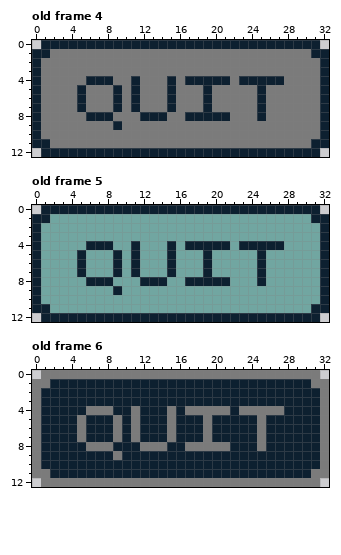
Two versions of one pixel-art file, assets/images/spritesheets/buttons.aseprite. The first picture shows the starting point.
33x13 pixels, 6 frames. Shown: old frame 4, old frame 5, old frame 6. The commit also changed other frames, which this record leaves out.
Once edited:
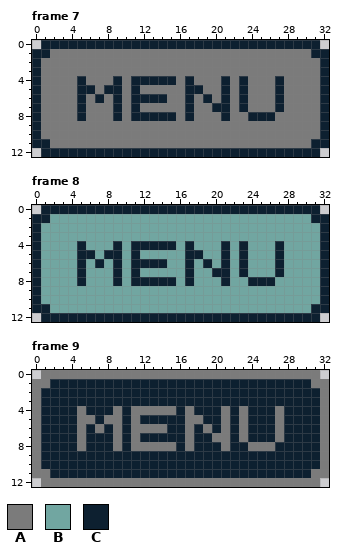
Palette (. is transparent): A #7b7b7b  B #71a6a1  C #0d2030
A new or re-ordered frame is compared with the old frame closest to it.
Edits made:
frames 6 -> 9
--- frame 7 is new; against old frame 4
@@ x 0..32 @@
  3 CAAAAAAAAAAAAAAAAAAAAAAAAAAAAAAAC
- 4 CAAAAACCCAACAAACACCCCCACCCCCAAAAC
- 5 CAAAACAAACACAAACAAACAAAAACAAAAAAC
- 6 CAAAACAAACACAAACAAACAAAAACAAAAAAC
- 7 CAAAACAAACACAAACAAACAAAAACAAAAAAC
- 8 CAAAAACCCAAACCCAACCCCCAAACAAAAAAC
- 9 CAAAAAAAACAAAAAAAAAAAAAAAAAAAAAAC
+ 4 CAAAACAAACACCCCCACAAACACAAACAAAAC
+ 5 CAAAACCACCACAAAAACCAACACAAACAAAAC
+ 6 CAAAACACACACCCCAACACACACAAACAAAAC
+ 7 CAAAACAAACACAAAAACAACCACAAACAAAAC
+ 8 CAAAACAAACACCCCCACAAACAACCCAAAAAC
+ 9 CAAAAAAAAAAAAAAAAAAAAAAAAAAAAAAAC
 10 CAAAAAAAAAAAAAAAAAAAAAAAAAAAAAAAC
--- frame 8 is new; against old frame 5
@@ x 0..32 @@
  3 CBBBBBBBBBBBBBBBBBBBBBBBBBBBBBBBC
- 4 CBBBBBCCCBBCBBBCBCCCCCBCCCCCBBBBC
- 5 CBBBBCBBBCBCBBBCBBBCBBBBBCBBBBBBC
- 6 CBBBBCBBBCBCBBBCBBBCBBBBBCBBBBBBC
- 7 CBBBBCBBBCBCBBBCBBBCBBBBBCBBBBBBC
- 8 CBBBBBCCCBBBCCCBBCCCCCBBBCBBBBBBC
- 9 CBBBBBBBBCBBBBBBBBBBBBBBBBBBBBBBC
+ 4 CBBBBCBBBCBCCCCCBCBBBCBCBBBCBBBBC
+ 5 CBBBBCCBCCBCBBBBBCCBBCBCBBBCBBBBC
+ 6 CBBBBCBCBCBCCCCBBCBCBCBCBBBCBBBBC
+ 7 CBBBBCBBBCBCBBBBBCBBCCBCBBBCBBBBC
+ 8 CBBBBCBBBCBCCCCCBCBBBCBBCCCBBBBBC
+ 9 CBBBBBBBBBBBBBBBBBBBBBBBBBBBBBBBC
 10 CBBBBBBBBBBBBBBBBBBBBBBBBBBBBBBBC
--- frame 9 is new; against old frame 6
@@ x 0..32 @@
  3 ACCCCCCCCCCCCCCCCCCCCCCCCCCCCCCCA
- 4 ACCCCCAAACCACCCACAAAAACAAAAACCCCA
- 5 ACCCCACCCACACCCACCCACCCCCACCCCCCA
- 6 ACCCCACCCACACCCACCCACCCCCACCCCCCA
- 7 ACCCCACCCACACCCACCCACCCCCACCCCCCA
- 8 ACCCCCAAACCCAAACCAAAAACCCACCCCCCA
- 9 ACCCCCCCCACCCCCCCCCCCCCCCCCCCCCCA
+ 4 ACCCCACCCACAAAAACACCCACACCCACCCCA
+ 5 ACCCCAACAACACCCCCAACCACACCCACCCCA
+ 6 ACCCCACACACAAAACCACACACACCCACCCCA
+ 7 ACCCCACCCACACCCCCACCAACACCCACCCCA
+ 8 ACCCCACCCACAAAAACACCCACCAAACCCCCA
+ 9 ACCCCCCCCCCCCCCCCCCCCCCCCCCCCCCCA
 10 ACCCCCCCCCCCCCCCCCCCCCCCCCCCCCCCA
Pixel boxes of the changes (left, top, right, bottom) in both pictures:
changed: (77, 76, 284, 130)
changed: (77, 241, 284, 295)
changed: (77, 406, 284, 460)
